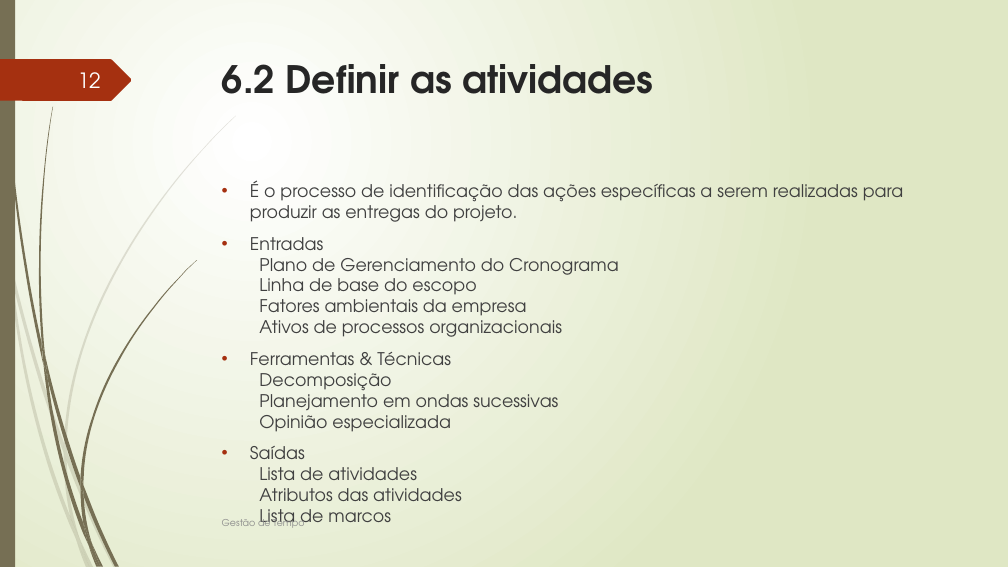
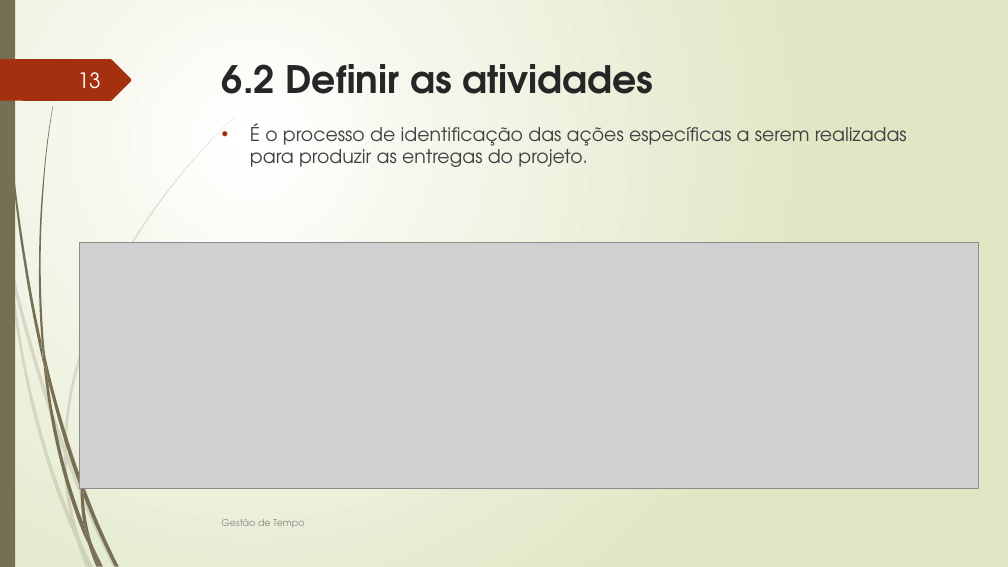
Before and after one commit to FabioMassaretto/GerenciamentoTempoProjeto, a slide deck: slide 13 of GERENCIAMENTO DO TEMPO DO PROJETO.pptx (slide 12 before the commit). Drawn at 1008x567 pixels with LibreOffice and Linux fonts; fonts in the diff are those of the drawing; grey boxes stand for pictures. Boxes give left, top, right and bottom in pixels: in the first picture for what was removed or moved away, otherwise in the second. Text is boxed around its words. In the diff, an @@ line names an element or a change of style, - is before the commit and + after.

```diff
--- a/GERENCIAMENTO DO TEMPO DO PROJETO.pptx
+++ b/GERENCIAMENTO DO TEMPO DO PROJETO.pptx
@@ page number at [78,72,101,89]: text changed @@
-12
+13
@@ text "É o processo de identificação ...": place and size @@
-text "É o processo de identificação ..." at [250,180,904,528]
+text "É o processo de identificação ..." at [250,123,907,167]
@@ text "É o processo de identificação ..." at [250,123,907,167]: size 16.6 to 18 pt @@
@@ text at [250,237,619,528]: paragraphs removed @@
-• Entradas
-  Plano de Gerenciamento do Cronograma
-  Linha de base do escopo
-  Fatores ambientais da empresa
-  Ativos de processos organizacionais
-• Ferramentas & Técnicas
-  Decomposição
-  Planejamento em ondas sucessivas
-  Opinião especializada
-• Saídas
-  Lista de atividades
-  Atributos das atividades
-  Lista de marcos
@@ picture added at [80,243,979,488] @@
```
Also in this commit, not shown: 23 other slides changed, 64 slides added.
